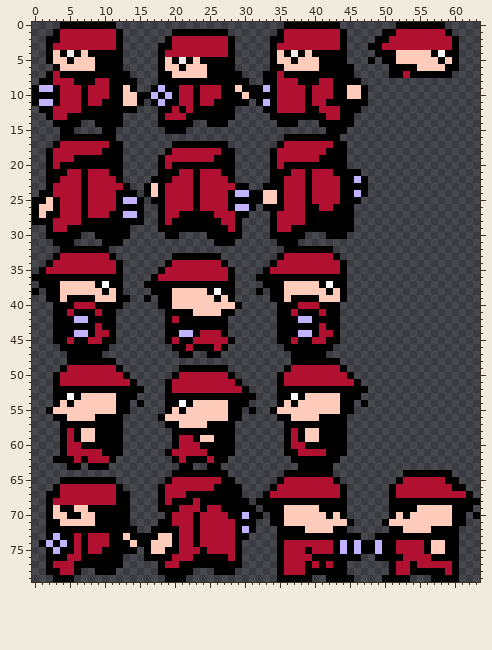
Edited in one commit: sprite sheet (images/player_alt.png). The picture above is the old version.
The file is 64x80 pixels. Pixels under 10% opacity are left out. Colours within 5 levels of each other are drawn and written as one.
New version:
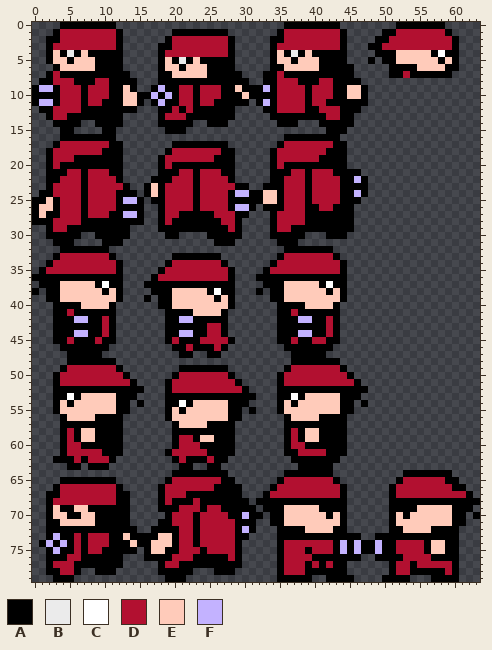
Palette (. is transparent): A #000000  B #ebebeb  C #ffffff  D #b21030  E #ffcbba  F #c3b2ff
From old to new:
@@ x 3..44 @@
 38 AEEEEEEAEA....AAAEEEEEACAA...A.AAEEEEEEAEA
-39 AEAAAAEEEAA..A.AAEEEEEEAEA.....AAEAAAAEEEA
-40 AAADDDAAAA.....AAEEEEEEEEEA.....AAADDDAAA.
-41 AADAAADAA.......AAAAEEEEAA......AADAAADAA.
-42 AAAFFAAAA.......ADAAAAAAA.......AAAFFAAAA.
-43 AAAAAADAA.......AAAAAAAAA.......AAAAAADAA.
-44 AAAFFADDA.......AAFFADDDA.......AAAFFADDA.
-45 AADAADDAA.......ADAADDDDDA......AADAADDAA.
+39 AEEEEEEEEA...A.AAEEEEEEAEA.....AAEEEEEEEEA
+40 AAAAEEEEA......AAEEEEEEEEA......AAAAEEEEA.
+41 AADAAAAAA.......AAAAEEEEA.......AADAAAAAA.
+42 AAAFFAADA.......AAFFAAAAA.......AAAFFAADA.
+43 AAAAAAADA.......AAAAAADDA.......AAAAAAADA.
+44 AAAFFAADA.......AAFFAADDA.......AAAFFAADA.
+45 AADAAADAA.......ADAAADDDDA......AADAADDAA.
 46 .AAAAAAA.........AADAAADA........AAAAAAA..
@@ x 0..37 @@
 54 ...AEAEEEEEEAA.A...AACAEEEEEAAA....AEA
-55 ..AEEEEEEEEEAA.....AEAEEEEEEAA.A..AEEE
-56 ...AAEEEEAAAA.....AEEEEEEEEEAA.....AAE
-57 ....AAAAAAAAA......AAEEEEAAAA.......AA
+55 ...AEEEEEEEEAA.....AEAEEEEEEAA.A...AEE
+56 ....AEEEEAAAA......AEEEEEEEEAA......AE
+57 ....AAAAAAAAA.......AEEEEAAAA.......AA
 58 ....ADAEEAAAA.......AAAAAAAAA.......AD
@@ x 42..53 @@
 70 AEA......AEA
-71 EEEA....AEEE
+71 EEA......AEE
 72 EAA......AAE
Where, in picture pixels (left, top, right, bottom), the same in both pictures:
changed: (67, 295, 130, 344)
changed: (291, 295, 333, 337)
changed: (172, 302, 242, 344)
changed: (46, 407, 60, 421)
changed: (270, 407, 284, 421)
changed: (158, 414, 172, 428)
changed: (340, 519, 396, 526)
